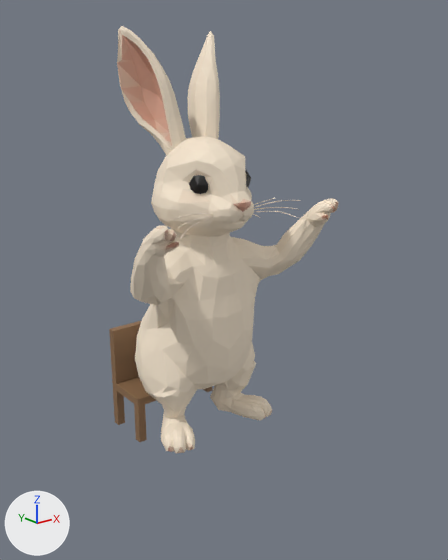
Before and after pictures for a commit that changed the glTF model assets/models/rabbit/rabbit-4.rig.glb.
Before and after are seen from a 50 mm camera at (-0.865, -1.197, 0.873) aimed at (0.039, -0.067, 0.421). Arrows for +X, +Y and +Z are at lower left; the lights stay in place. The first picture is the older version. Vertices at exactly the same position are counted once.

Script lines for the objects in view, before the commit:
```python
me_chair = bpy.data.meshes.new('chair')
me_chair.from_pydata(...)  # 42 vertices, 72 faces; spans x -0.16..0.16, y 0.03..0.16, z 0.0..0.272
me_chair.materials.append(mat_chair)
me_rabbit = bpy.data.meshes.new('Rabbit')
me_rabbit.from_pydata(...)  # 1566 vertices, 3100 faces; spans x -0.26..0.26, y -0.245..0.195, z 0.038..1.0
# faces by material slot: [3064, 36]
me_rabbit.materials.append(mat_fur)
me_rabbit.materials.append(mat_gloss)
ob_chair = bpy.data.objects.new('chair', me_chair)
ob_chair.location = (0.0, 0.0, 0.0)
ob_rabbit_001 = bpy.data.objects.new('Rabbit.001', me_rabbit)
ob_rabbit_001.location = (0.0, 0.0, 0.0)
```
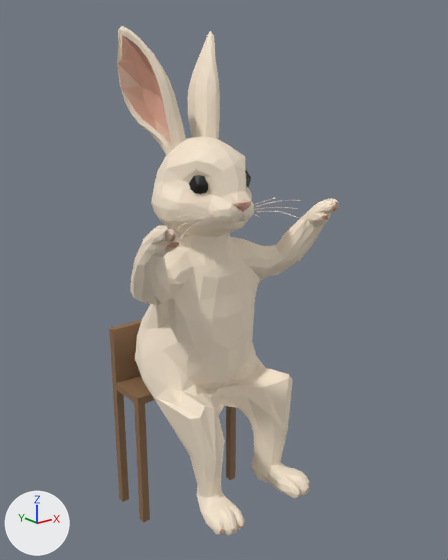
The newer file is also turned or shifted as a whole; pictures and numbers use the older file's frame.

Changed parts and their boxes [x1, y1, x2, y2] in the pictures (448 x 560 px; the box of a moved part takes in the faces that stretch with it):
'Rabbit.001', reshaped (19% taller)
    before: [117, 26, 339, 453]
    after: [117, 26, 339, 535]
'chair', reshaped
    before: [109, 320, 213, 442]
    after: [109, 319, 236, 523]
part 1 of me_chair, moved or reshaped
    before: [113, 387, 213, 442]
    after: [113, 388, 236, 523]
part 2 of me_rabbit, moved or reshaped
    before: [135, 342, 272, 453]
    after: [135, 342, 310, 535]

The change, as a list of edits to the scene's bpy script:
```text
Change me_chair:
    used by ob_chair; location = (0.0, 0.0, 0.0)
    remove me_chair.from_pydata(...)  # 42 vertices, 72 faces; spans x -0.16..0.16, y 0.03..0.16, z 0.0..0.272
    add me_chair.from_pydata(...)  # 42 vertices, 72 faces; spans x -0.16..0.16, y 0.03..0.16, z -0.245..0.275
    me_chair part 1: all 16 vertices in x -0.16..0.16, y 0.03..0.16, z 0.0 are moved by (0.0, 0.0, -0.245)
    other edits to the shape of me_chair do not show in these pictures
Change me_rabbit:
    used by ob_rabbit_001; location = (0.0, 0.0, 0.0)
    remove me_rabbit.from_pydata(...)  # 1566 vertices, 3100 faces; spans x -0.26..0.26, y -0.245..0.195, z 0.038..1.0
    add me_rabbit.from_pydata(...)  # 1566 vertices, 3100 faces; spans x -0.26..0.26, y -0.301..0.195, z -0.101..1.0
    me_rabbit part 2: 303 of 1566 vertices moved; they spanned x -0.166..0.165, y -0.141..0.123, z 0.038..0.235 and now span x -0.16..0.159, y -0.301..0.121, z -0.101..0.235; mean shift (0.0, -0.124, -0.093); largest move (-0.166, -0.097, 0.056) -> (-0.149, -0.269, -0.08)
```
